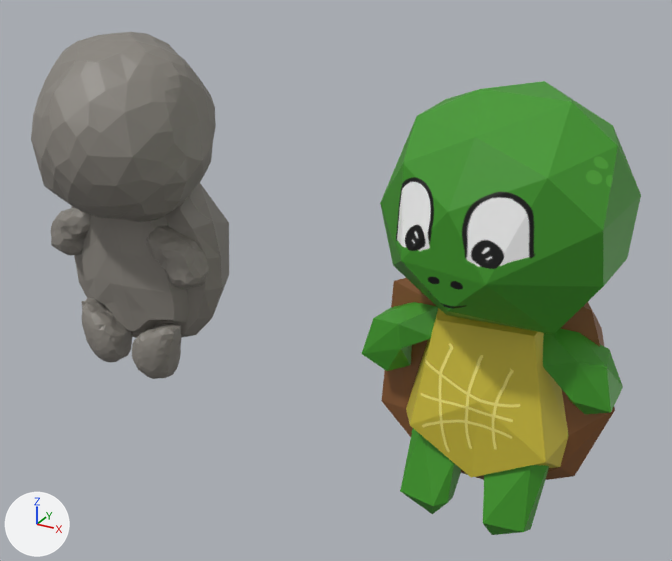
Two versions of the Blender file gfx_src/3D_models/turtle.blend, one commit apart.
Camera for both pictures: a 50 mm lens placed at (0.83, -2.5, 1.97), pointed at (-0.47, -0.15, 0.8). The lights are fixed; the arrows at lower left show +X, +Y and +Z.

The first picture shows 'Turtle3D_cpx', 'Turtle3D_spl.001'.
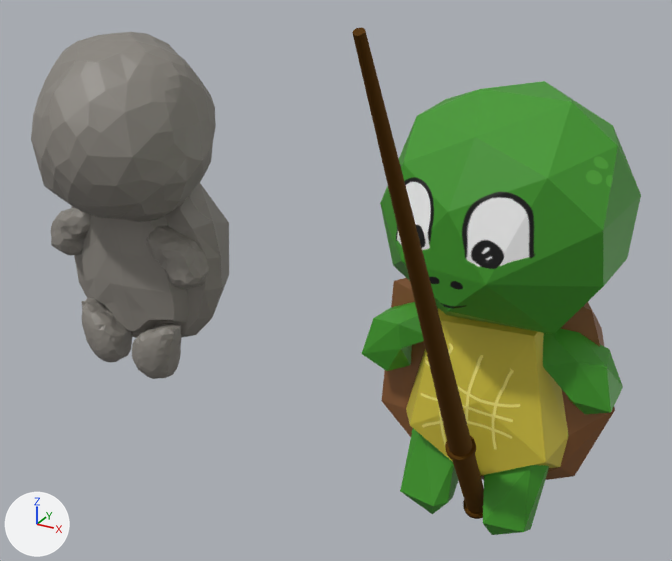
Pixel boxes [x1, y1, x2, y2] of what changed, in the pictures (672 x 561 px):
'FishingRot', added
    after: [352, 27, 484, 519]

The change, as a list of edits to the scene's bpy script:
```text
Add mat_fishing_rot:
    mat_fishing_rot = principled_material('Fishing Rot')
    mat_fishing_rot.base_color = (0.126, 0.0481, 0.0)  # brown #633e00
    mat_fishing_rot.metallic = 0.568
    mat_fishing_rot.roughness = 0.85
    mat_fishing_rot.specular_ior_level = 0.377
Add me_cylinder_001:
    me_cylinder_001.from_pydata(...)  # 416 vertices, 386 faces; spans x -0.24..0.25, y -5.08..0.21, z -0.11..9.06
    me_cylinder_001.materials.append(mat_fishing_rot)  # brown #633e00
Add col_fishingrot:
    col_fishingrot = bpy.data.collections.new('FishingRot')
    col_fishingrot.objects.link(ob_fishingrot_001)
Add ob_fishingrot:
    ob_fishingrot = bpy.data.objects.new('FishingRot', None)
    ob_fishingrot.location = (0.0, 0.0, 0.0)
    ob_fishingrot.instance_type = 'COLLECTION'
    ob_fishingrot.instance_collection = col_fishingrot
Add ob_fishingrot_001:
    ob_fishingrot_001 = bpy.data.objects.new('FishingRot.001', me_cylinder_001)
    ob_fishingrot_001.location = (0.0, 0.0, 0.0)
    ob_fishingrot_001.scale = (0.189, 0.189, 0.189)
```
